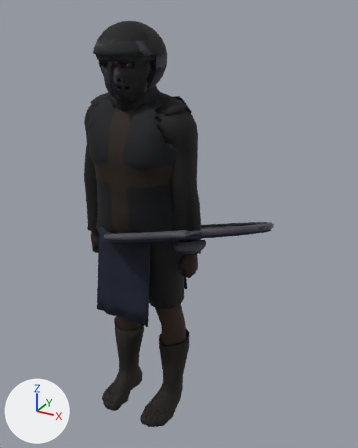
An edit to the glTF model game/models/cast/pknight.glb, drawn before and after from the same camera.
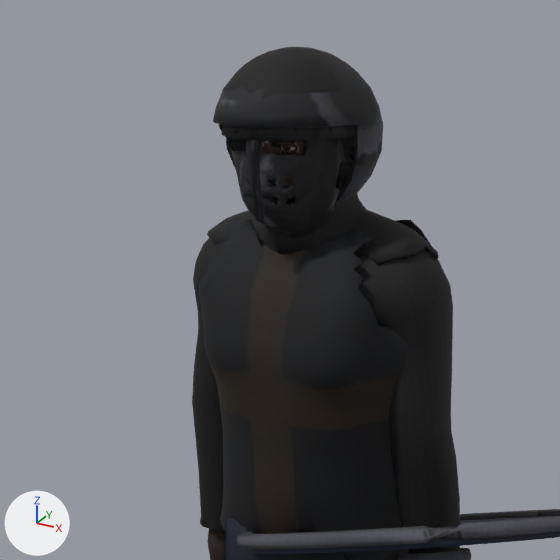
The first picture shows the older version from a 50 mm lens placed at (1.185, -1.814, 1.963), pointed at (0.172, 0.027, 1.042). The close-ups show the older and then the newer version on the part from 0% to 68% of the width and 0% to 55% of the height of that picture. Only the edits that show in the close-ups are written down. The axes (+X, +Y, +Z) are drawn at lower left. The lights are the same throughout. Vertices at exactly the same position are counted once.

The older version as bpy lines, for what is in view:
```python
me_base_011 = bpy.data.meshes.new('base.011')
me_base_011.from_pydata(...)  # 1522 vertices, 3040 faces; spans x -0.247..0.247, y -0.126..0.089, z 1.551..1.797
me_base_011.materials.append(mat_aventail_mat)  # picture img_aventail_tex
me_base_012 = bpy.data.meshes.new('base.012')
me_base_012.from_pydata(...)  # 1412 vertices, 2824 faces; spans x -0.272..0.272, y -0.205..0.147, z 0.998..1.614
me_base_012.materials.append(mat_tabard_mat)  # picture img_tabard_tex
me_dome = bpy.data.meshes.new('dome')
me_dome.from_pydata(...)  # 1944 vertices, 3832 faces; spans x -0.144..0.144, y -0.224..0.098, z 1.597..1.911
me_dome.materials.append(mat_helm_mat)  # picture img_helm_tex
ob_aventail = bpy.data.objects.new('aventail', me_base_011)
ob_aventail.location = (0.0, 0.0, 0.0)
ob_helm = bpy.data.objects.new('helm', me_dome)
ob_helm.location = (0.0, 0.0, 0.0)
ob_tabard = bpy.data.objects.new('tabard', me_base_012)
ob_tabard.location = (0.0, 0.0, 0.0)
# also in view: 'shield' at (0.253, -0.033, 1.047); 'tabard_skirt_f' at (0.0, -0.195, 0.827); 'shirt' at (0.0, -0.031, 1.148)
```
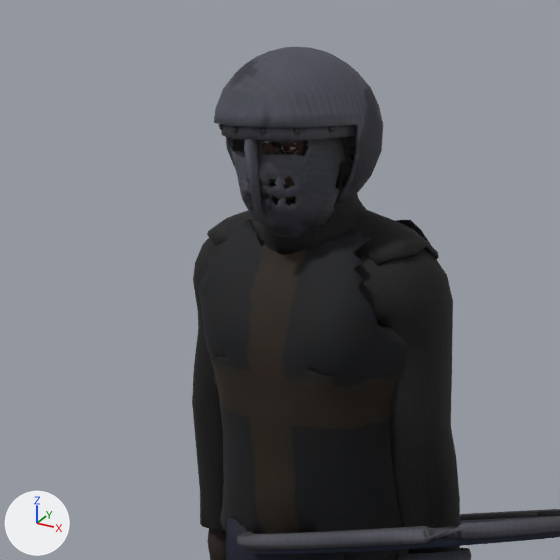
Diff of the bpy script that builds the scene:
```diff
--- a/game/models/cast/pknight.glb.py
+++ b/game/models/cast/pknight.glb.py
@@ me_dome @@
 # used by ob_helm; location = (0.0, 0.0, 0.0)
-me_dome.from_pydata(...)  # 1944 vertices, 3832 faces; spans x -0.144..0.144, y -0.224..0.098, z 1.597..1.911
+me_dome.from_pydata(...)  # 1851 vertices, 3648 faces; spans x -0.144..0.144, y -0.223..0.098, z 1.597..1.911
+# me_dome part 1: the loose piece of 15 vertices spanning x -0.01..0.011, y -0.214..-0.185, z 1.637..1.818 is moved by (0.0, -0.004, 0.0)
+# me_dome part 2: 73 vertices moved from x -0.112..0.112, y -0.22..0.094, z 1.614..1.802 to x -0.118..0.118, y -0.223..0.096, z 1.613..1.802; 537 vertices removed from x -0.124..0.131, y -0.224..0.097, z 1.599..1.853; 575 vertices added at x -0.123..0.124, y -0.218..0.095, z 1.599..1.844
+# me_dome part 3: 12 vertices removed from x -0.064..0.064, y -0.084..-0.014, z 1.89..1.904; 6 vertices added at x -0.064..0.064, y -0.071..-0.012, z 1.891..1.904
+# me_dome part 4: 1517 kept faces spanning x -0.144..0.144, y -0.223..0.098, z 1.597..1.911 get new texture (UV) coordinates
+# other edits to the shape of me_dome do not show in these pictures
 me_dome.materials.append(mat_helm_mat)
```

Pixel boxes (x1, y1, x2, y2) of what changed, in the close-ups (560 x 560 px; the box of a moved part takes in the faces that stretch with it):
'helm', reshaped: before (213, 47, 383, 238); after (214, 47, 383, 238)
part 1 of me_dome, moved or reshaped: before (246, 139, 264, 221); after (244, 138, 262, 221)
part 2 of me_dome, moved or reshaped: before (213, 74, 358, 238); after (214, 74, 358, 238)
part 3 of me_dome, moved or reshaped: (299, 51, 340, 65) in both
part 4 of me_dome, surface changed (lighter): (215, 47, 380, 237) in both
